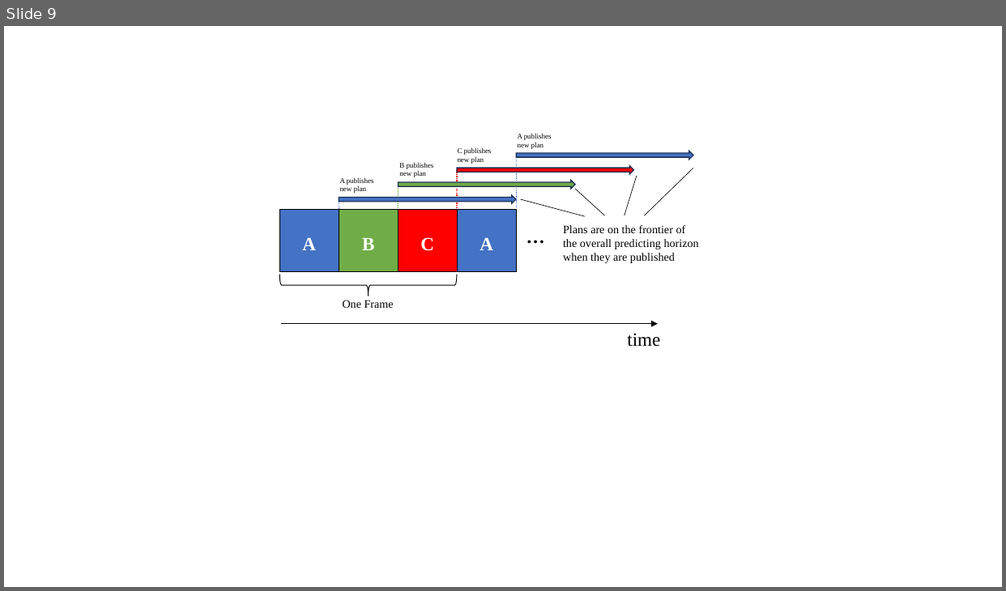
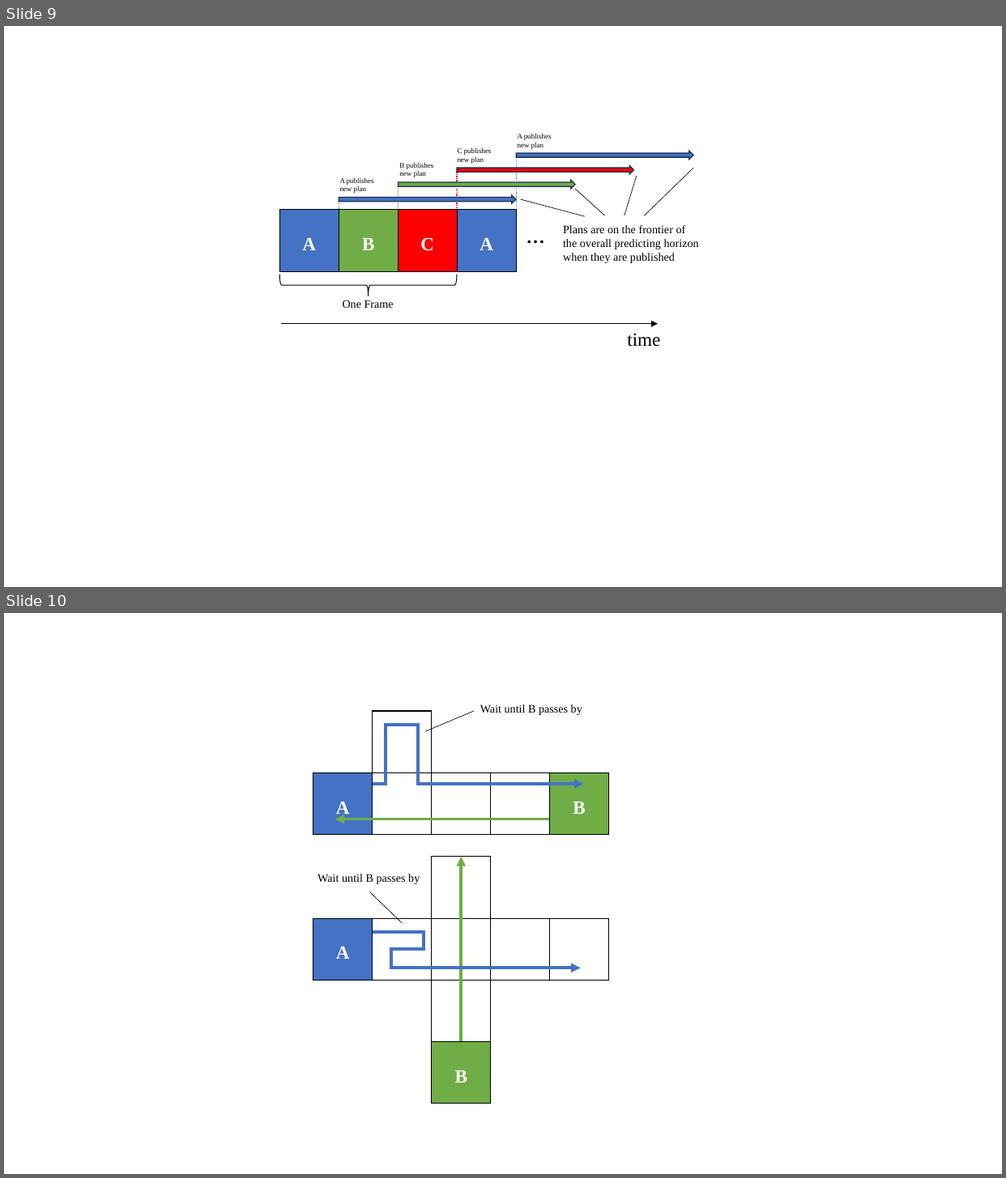
Before and after one commit to Vehshanaan/Dissertation2022, a slide deck: thesis/v0.3/figures/drawings.pptx. Shown one above the other, each under a label of ours: slide 9 before the commit, slides 9 and 10 after it. The pictures are 1006x591 and 1006x1178 pixels, drawn with LibreOffice and Linux fonts; fonts in the diff are those of the drawing. Boxes give left, top, right and bottom in pixels: in the first picture for what was removed or moved away, otherwise in the second. Text is boxed around its words. In the diff, an @@ line names an element or a change of style, - is before the commit and + after.

```diff
--- a/thesis/v0.3/figures/drawings.pptx
+++ b/thesis/v0.3/figures/drawings.pptx
@@ slide 10 added at bbox=[4, 613, 1002, 1174], background #FFFFFF @@
@@ text added at bbox=[480, 705, 582, 715], 11 pt, text #000000 @@
+Wait until B passes by
@@ table added at bbox=[313, 711, 609, 835], 2 rows, 5 columns @@
+ |  |  |  | 
+A |  |  |  | B
@@ line added from (386, 786) to (386, 723), #4472C4 3 pt @@
@@ line added from (386, 725) to (420, 725), #4472C4 3 pt @@
@@ line added from (418, 786) to (418, 723), #4472C4 3 pt @@
@@ line added from (425, 731) to (474, 711), #000000 0.5 pt @@
@@ line added from (373, 784) to (386, 784), #4472C4 3 pt @@
@@ arrow added from (418, 784) to (583, 784), #4472C4 3 pt @@
@@ arrow added from (549, 819) to (335, 819), #70AD47 3 pt @@
@@ table added at bbox=[313, 857, 609, 1104], 4 rows, 5 columns @@
+ |  |  |  | 
+A |  |  |  | 
+ |  |  |  | 
+ |  | B |  | 
@@ text added at bbox=[317, 874, 420, 884], 11 pt, text #000000 @@
+Wait until B passes by
@@ arrow added from (462, 1041) to (462, 857), #70AD47 3 pt @@
@@ line added from (403, 923) to (370, 892), #000000 0.5 pt @@
@@ line added from (373, 932) to (425, 932), #4472C4 3 pt @@
@@ group added at bbox=[390, 931, 581, 968]: 3 lines, 1 arrow @@
```
Also in this commit, not shown: 12 other files.
